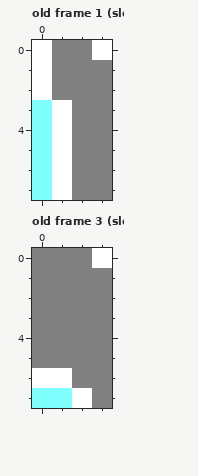
A pixel-art file gets an edit: planetbase/sprites/planetbase_slots_cpc_mode0.aseprite. This is how it looked before the edit.
4x8 pixels, 48 frames. Shown: old frame 1 (slot_s_0_e), old frame 3 (slot_s_1_e). The commit also changed other frames, which this record leaves out.
And afterwards:
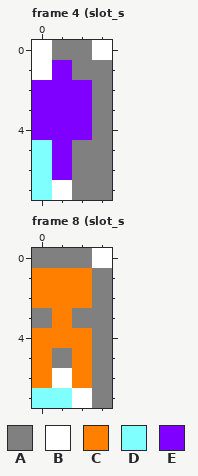
Palette (. is transparent): A #808080  B #ffffff  C #ff8000  D #80ffff  E #8000ff
A new or re-ordered frame is compared with the old frame closest to it.
From old to new:
frames 48 -> 120
Frame 4 (slot_s_0_driller) is new; against old frame 1 (slot_s_0_e):
y 1: x 1 A -> E
y 2: x 0..2 BAA -> EEE
y 3..4: x 0..2 DBA -> EEE
y 5..6: x 1 B -> E
Frame 8 (slot_s_1_carrier) is new; against old frame 3 (slot_s_1_e):
y 1..2: x 0..2 AAA -> CCC
y 3: x 1 A -> C
y 4: x 0..2 AAA -> CCC
y 5: x 0 A -> C; x 2 A -> C
y 6: x 0 B -> C; x 2 A -> C
Boxes around the changes in both pictures, in picture pixels (x1, y1, x2, y2):
changed: (32, 60, 92, 180)
changed: (32, 268, 92, 388)
